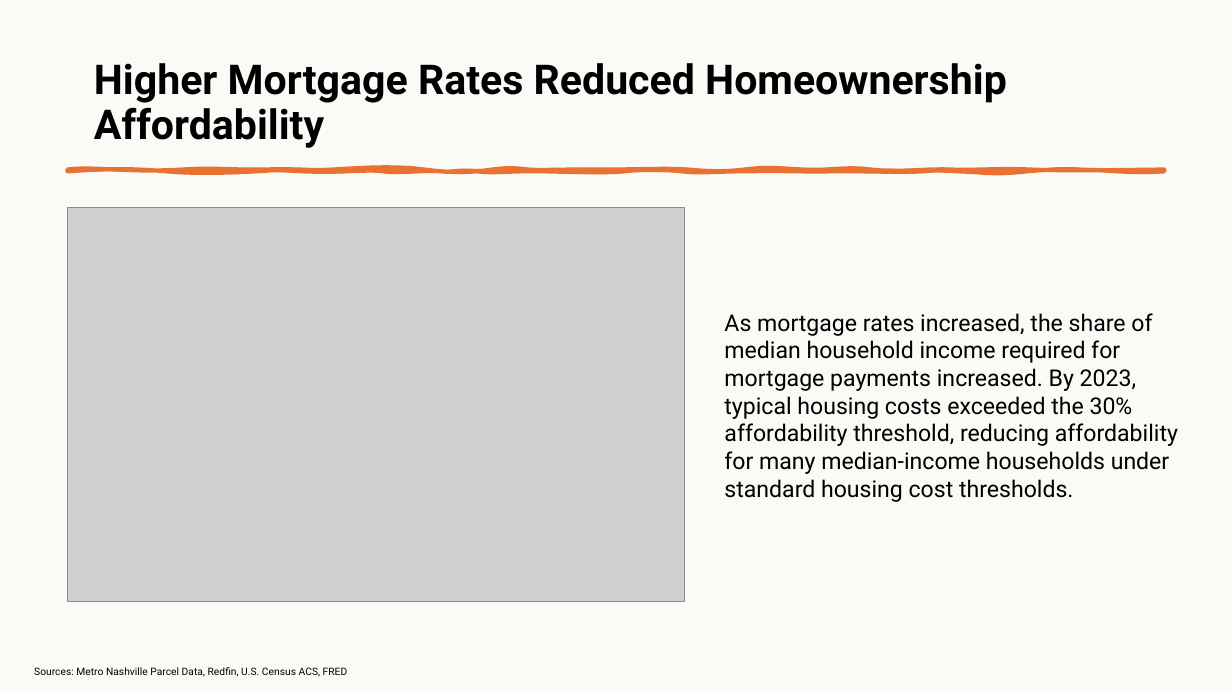
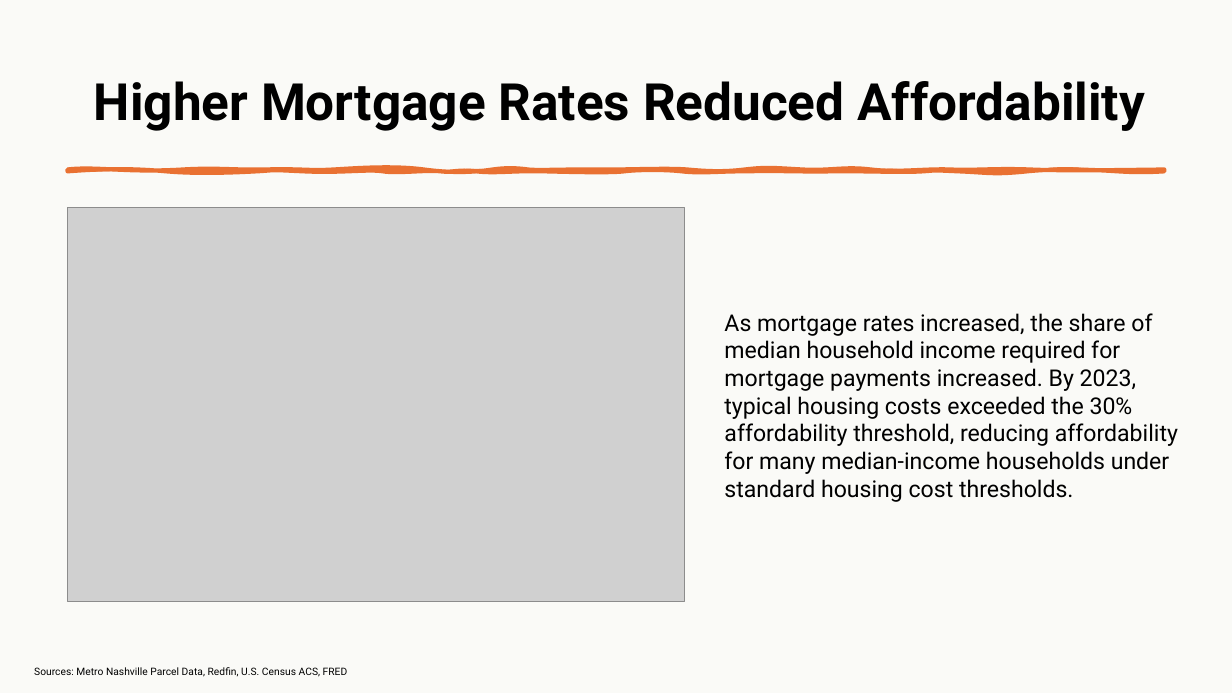
Before and after one commit to lukemgaff/Capstone-Project, a slide deck: slide 10 of Nashville Housing Presentation.pptx. Drawn at 1232x693 pixels with LibreOffice and Linux fonts; fonts in the diff are those of the drawing; grey boxes stand for pictures. Boxes give left, top, right and bottom in pixels: in the first picture for what was removed or moved away, otherwise in the second. Text is boxed around its words. In the diff, an @@ line names an element or a change of style, - is before the commit and + after.

```diff
--- a/Nashville Housing Presentation.pptx
+++ b/Nashville Housing Presentation.pptx
@@ title at [94,81,1145,131]: text changed; size 32 to 40 pt @@
-Higher Mortgage Rates Reduced Homeownership Affordability
+Higher Mortgage Rates Reduced Affordability
```
Also in this commit, not shown: 4 other slides changed.
